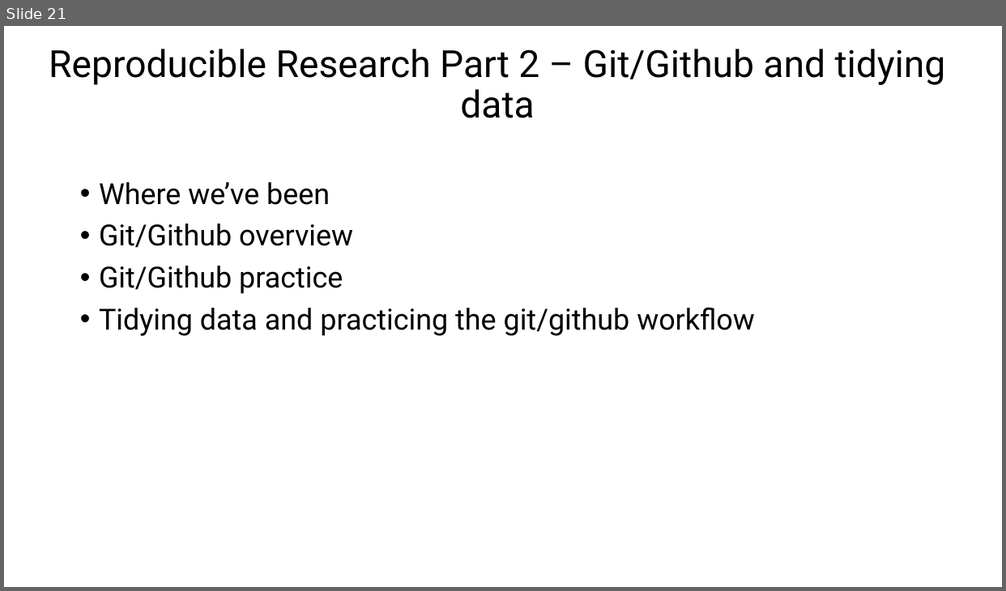
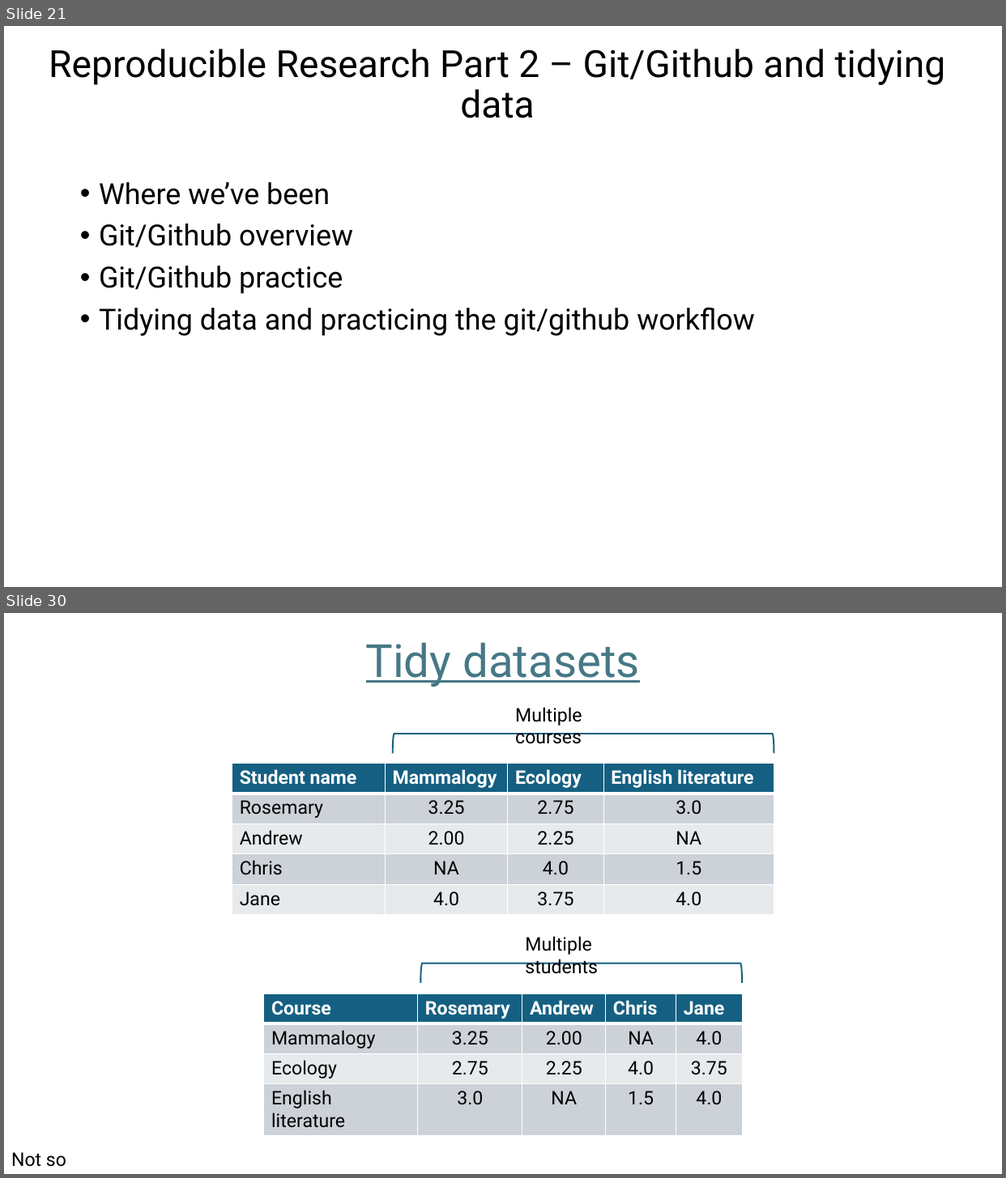
Before and after one commit to marissadyck/reproducible-research-R-ASM, a slide deck: docs/Reproducible research in R.pptx. Shown one above the other, each under a label of ours: slide 21 before the commit, slides 21 and 30 after it; the slides between them are not shown. The pictures are 1006x591 and 1006x1178 pixels, drawn with LibreOffice and Linux fonts; fonts in the diff are those of the drawing. Boxes give left, top, right and bottom in pixels: in the first picture for what was removed or moved away, otherwise in the second. Text is boxed around its words. In the diff, an @@ line names an element or a change of style, - is before the commit and + after.

Commit message:
updates to pptx

```diff
--- a/docs/Reproducible research in R.pptx
+++ b/docs/Reproducible research in R.pptx
@@ slide 30 added at (x1=4, y1=613, x2=1002, y2=1174), background #FFFFFF @@
@@ title added at (x1=366, y1=642, x2=640, y2=687), 44 pt, text #467886, underline @@
+Tidy datasets
@@ text added at (x1=515, y1=707, x2=582, y2=744), 18 pt, text #000000 @@
+Multiple courses
@@ right bracket added at (x1=393, y1=734, x2=774, y2=753), outline #156082 1.5 pt @@
@@ table added at (x1=232, y1=764, x2=774, y2=915), 5 rows, 4 columns @@
+Student name | Mammalogy | Ecology | English literature
+Rosemary | 3.25 | 2.75 | 3.0
+Andrew | 2.00 | 2.25 | NA
+Chris | NA | 4.0 | 1.5
+Jane | 4.0 | 3.75 | 4.0
@@ text added at (x1=525, y1=936, x2=598, y2=974), 18 pt, text #000000 @@
+Multiple students
@@ right bracket added at (x1=420, y1=964, x2=742, y2=983), outline #156082 1.5 pt @@
@@ table added at (x1=264, y1=994, x2=742, y2=1131), 4 rows, 5 columns @@
+Course | Rosemary | Andrew | Chris | Jane
+Mammalogy | 3.25 | 2.00 | NA | 4.0
+Ecology | 2.75 | 2.25 | 4.0 | 3.75
+English literature | 3.0 | NA | 1.5 | 4.0
@@ text added at (x1=11, y1=1152, x2=66, y2=1167), 18 pt, text #000000 @@
+Not so tidy
```
Also in this commit, not shown: 8 other slides added, 1 slide removed, 2 other files.
